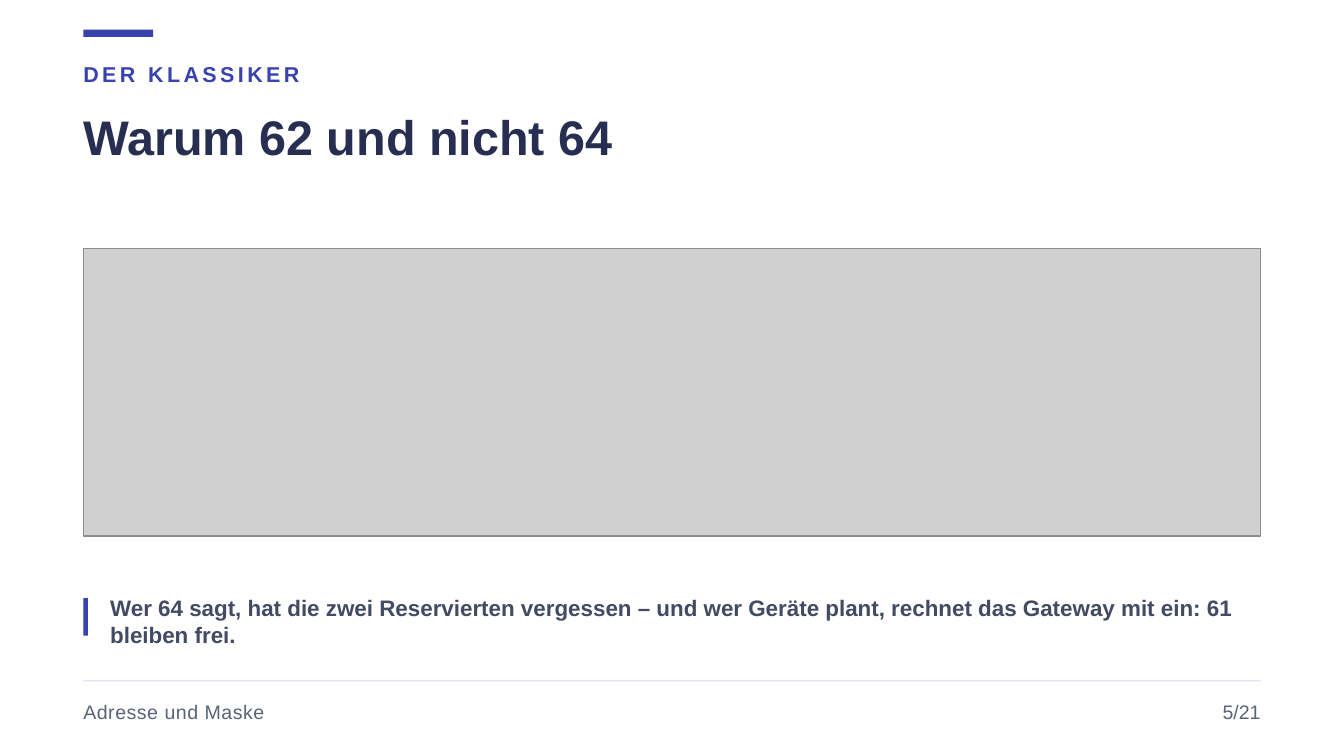
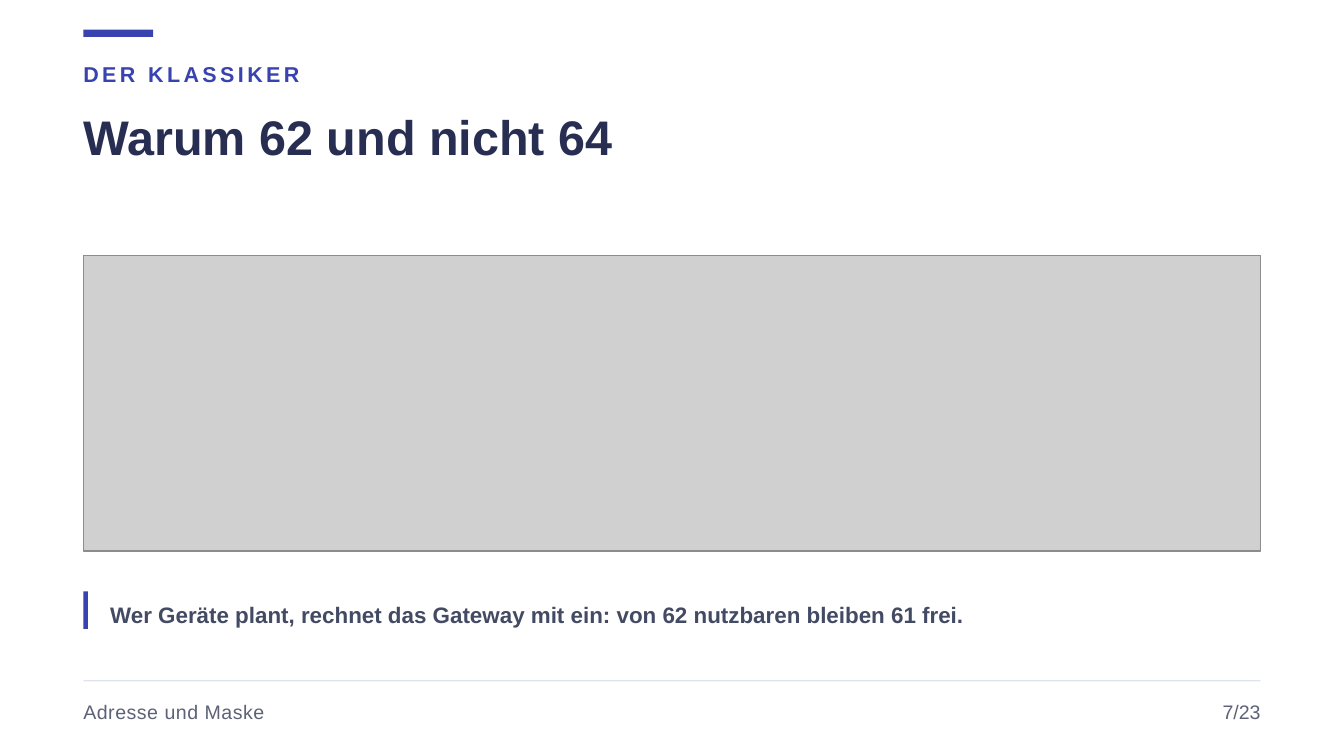
Before and after one commit to JacobMenge/kurs-unterlagen, a slide deck: slide 9 of folien/02-adressierung-subnetting-parallelkurs.pptx (slide 7 before the commit). Drawn at 1344x756 pixels with LibreOffice and Linux fonts; fonts in the diff are those of the drawing; grey boxes stand for pictures. Boxes give left, top, right and bottom in pixels: in the first picture for what was removed or moved away, otherwise in the second. Text is boxed around its words. In the diff, an @@ line names an element or a change of style, - is before the commit and + after.

```diff
--- a/folien/02-adressierung-subnetting-parallelkurs.pptx
+++ b/folien/02-adressierung-subnetting-parallelkurs.pptx
@@ picture: place and size @@
-picture at <box>83,249,1261,536</box>
+picture at <box>83,255,1261,551</box>
@@ rectangle: place and size @@
-rectangle at <box>83,598,89,636</box>
+rectangle at <box>83,591,89,629</box>
@@ text at <box>110,606,963,628</box>: text changed @@
-Wer 64 sagt, hat die zwei Reservierten vergessen – und wer Geräte plant, rechnet das Gateway mit ein: 61 bleiben frei.
+Wer Geräte plant, rechnet das Gateway mit ein: von 62 nutzbaren bleiben 61 frei.
@@ text at <box>1223,705,1261,719</box>: text changed @@
-5/21
+7/23
```
Also in this commit, not shown: 20 other slides changed, 2 slides added, 1 other file.
